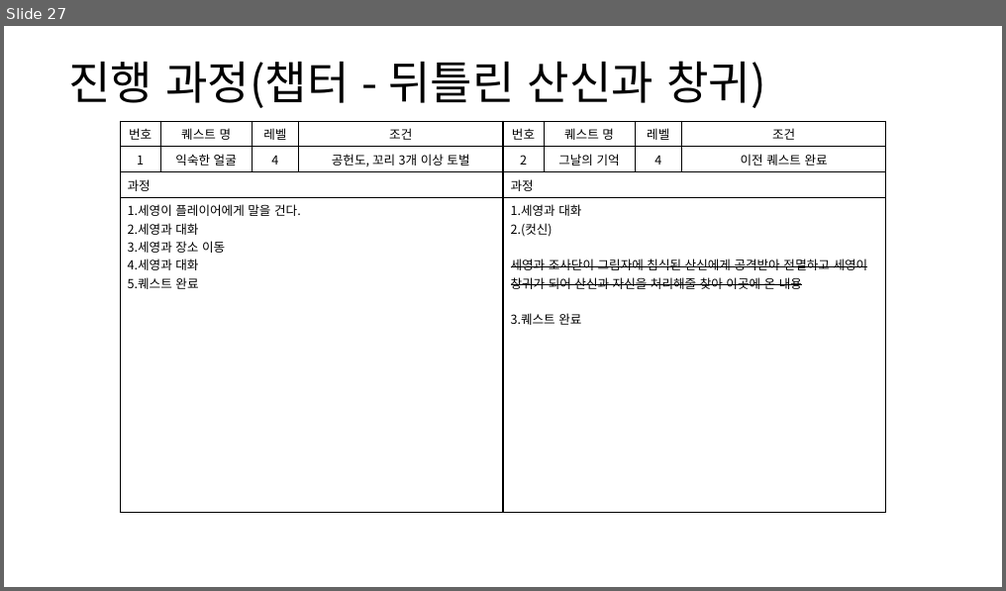
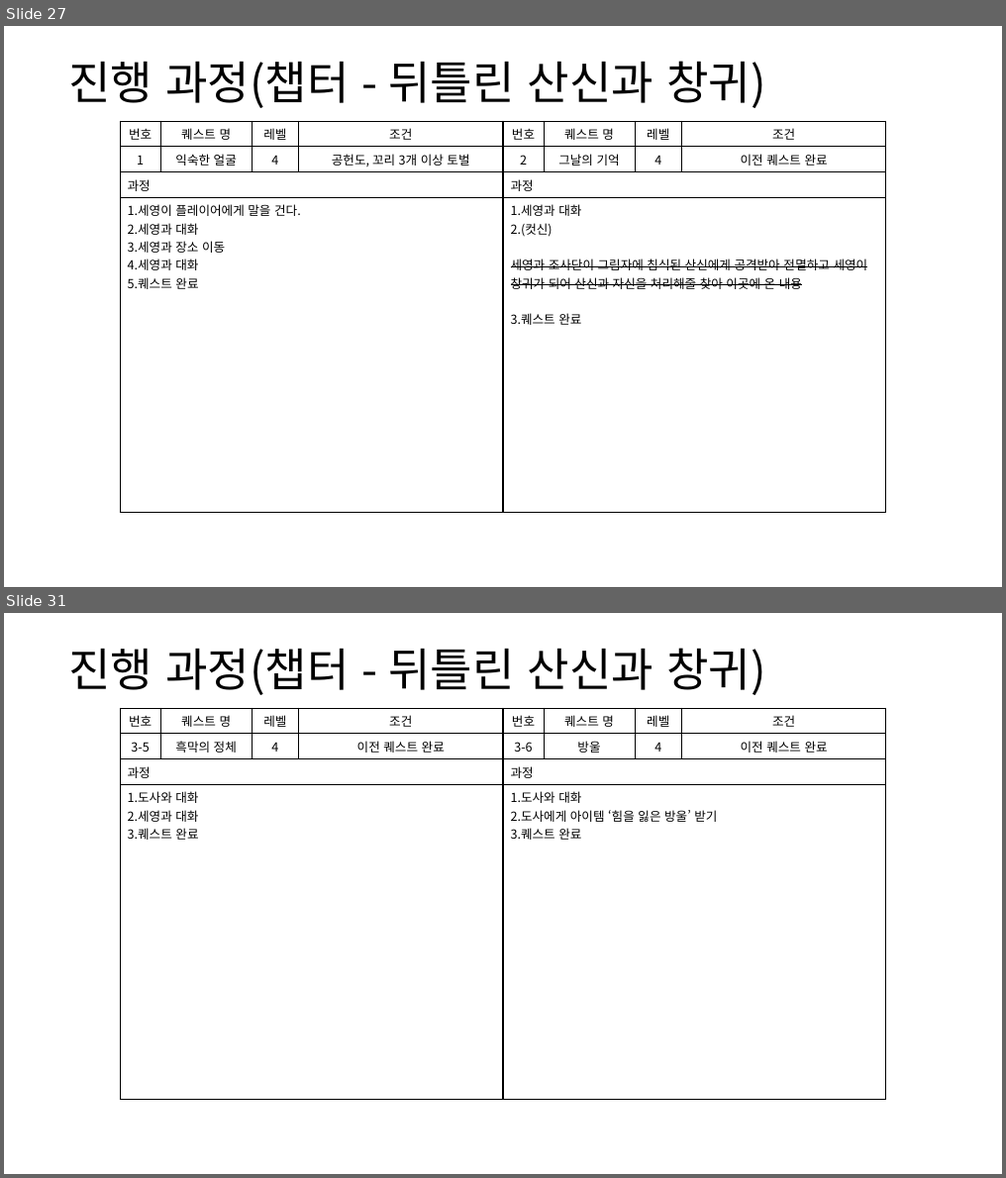
Before and after one commit to yjk0401/unityenginebasic_9th, a slide deck: 기획/퀘스트(메인) 기획서.pptx. Shown one above the other, each under a label of ours: slide 27 before the commit, slides 27 and 31 after it; the slides between them are not shown. The pictures are 1006x591 and 1006x1178 pixels, drawn with LibreOffice and Linux fonts; fonts in the diff are those of the drawing. Boxes give left, top, right and bottom in pixels: in the first picture for what was removed or moved away, otherwise in the second. Text is boxed around its words. In the diff, an @@ line names an element or a change of style, - is before the commit and + after.

```diff
--- a/기획/퀘스트(메인) 기획서.pptx
+++ b/기획/퀘스트(메인) 기획서.pptx
@@ slide 31 added at [4, 613, 1002, 1174], background #FFFFFF @@
@@ text added at [68, 648, 766, 695], 44 pt, text #000000 @@
+진행 과정(챕터 - 뒤틀린 산신과 창귀)
@@ table added at [120, 708, 503, 1090], 4 rows, 4 columns @@
+번호 | 퀘스트 명 | 레벨 | 조건
+3-5 | 흑막의 정체 | 4 | 이전 퀘스트 완료
+과정 |  |  | 
+1.도사와 대화 / 2.세영과 대화 / 3.퀘스트 완료 |  |  | 
@@ table added at [503, 708, 887, 1090], 4 rows, 4 columns @@
+번호 | 퀘스트 명 | 레벨 | 조건
+3-6 | 방울 | 4 | 이전 퀘스트 완료
+과정 |  |  | 
+1.도사와 대화 / 2.도사에게 아이템 ‘힘을 잃은 방울’ 받기 / 3.퀘스트 완료 |  |  | 
```
Also in this commit, not shown: 2 slides changed, 7 other slides added, 1 other file.
